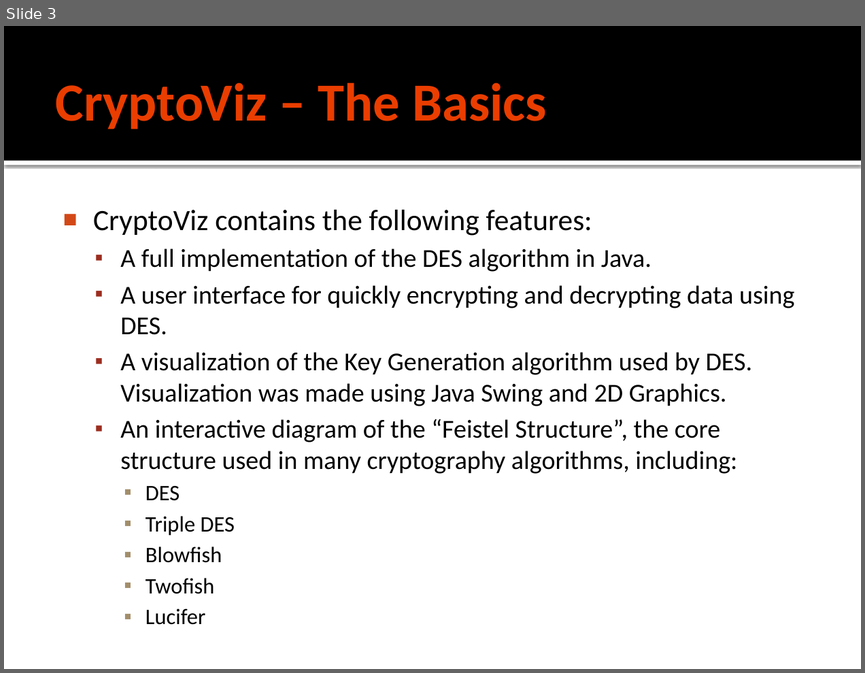
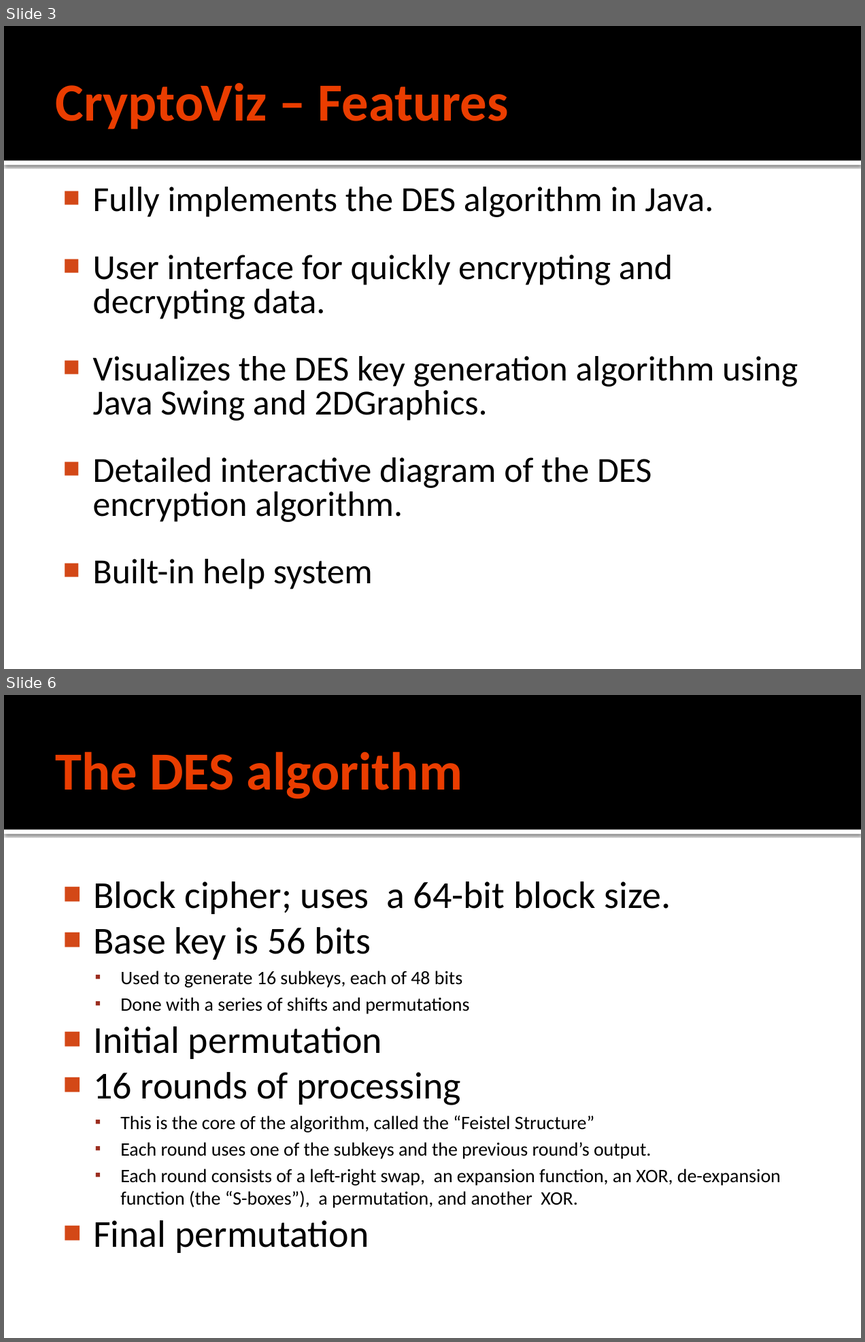
Before and after one commit to ikram1996/cryptoviz, a slide deck: docs/CryptoViz.pptx. Shown one above the other, each under a label of ours: slide 3 before the commit, slides 3 and 6 after it; the slides between them are not shown. The pictures are 865x673 and 865x1342 pixels, drawn with LibreOffice and Linux fonts; fonts in the diff are those of the drawing. Boxes give left, top, right and bottom in pixels: in the first picture for what was removed or moved away, otherwise in the second. Text is boxed around its words. In the diff, an @@ line names an element or a change of style, - is before the commit and + after.

```diff
--- a/docs/CryptoViz.pptx
+++ b/docs/CryptoViz.pptx
@@ slide 6 added at bbox=[4, 695, 861, 1338], background #FFFFFF; not listed: 2 template elements that a slide beside it also shows @@
@@ title added at bbox=[56, 751, 462, 799], 45 pt, text #EA3D00, bold @@
+The DES algorithm
@@ text added at bbox=[93, 881, 781, 1253], 16 pt, text #000000 @@
+■ Block cipher; uses a 64-bit block size.
+■ Base key is 56 bits
+  ▪ Used to generate 16 subkeys, each of 48 bits
+  ▪ Done with a series of shifts and permutations
+■ Initial permutation
+■ 16 rounds of processing
+  ▪ This is the core of the algorithm, called the “Feistel Structure”
+  ▪ Each round uses one of the subkeys and the previous round’s output.
+  ▪ Each round consists of a left-right swap, an expansion function, an XOR, de-expansion function (the “S-boxes”), a permutation, and another XOR.
+■ Final permutation
@@ slide 3 changed as well @@
@@ title at bbox=[56, 82, 509, 129]: text changed @@
-CryptoViz – The Basics
+CryptoViz – Features
@@ text at bbox=[93, 186, 798, 589]: text changed; size 21.7 to 29.6 pt @@
-■ CryptoViz contains the following features:
-  ▪ A full implementation of the DES algorithm in Java.
-  ▪ A user interface for quickly encrypting and decrypting data using DES.
-  ▪ A visualization of the Key Generation algorithm used by DES. Visualization was made using Java Swing and 2D Graphics.
-  ▪ An interactive diagram of the “Feistel Structure”, the core structure used in many cryptography algorithms, including:
-    ▪ DES
-    ▪ Triple DES
-    ▪ Blowfish
-    ▪ Twofish
-    ▪ Lucifer
+■ Fully implements the DES algorithm in Java.
+■ User interface for quickly encrypting and decrypting data.
+■ Visualizes the DES key generation algorithm using Java Swing and 2DGraphics.
+■ Detailed interactive diagram of the DES encryption algorithm.
+■ Built-in help system
```
Also in this commit, not shown: 3 other slides changed, 4 other slides added, 1 other file.
